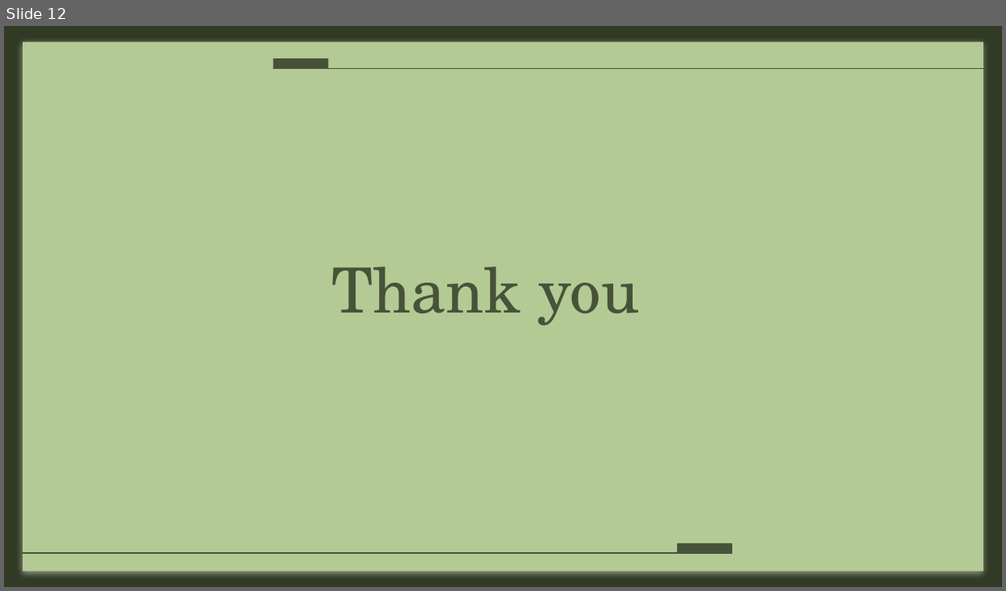
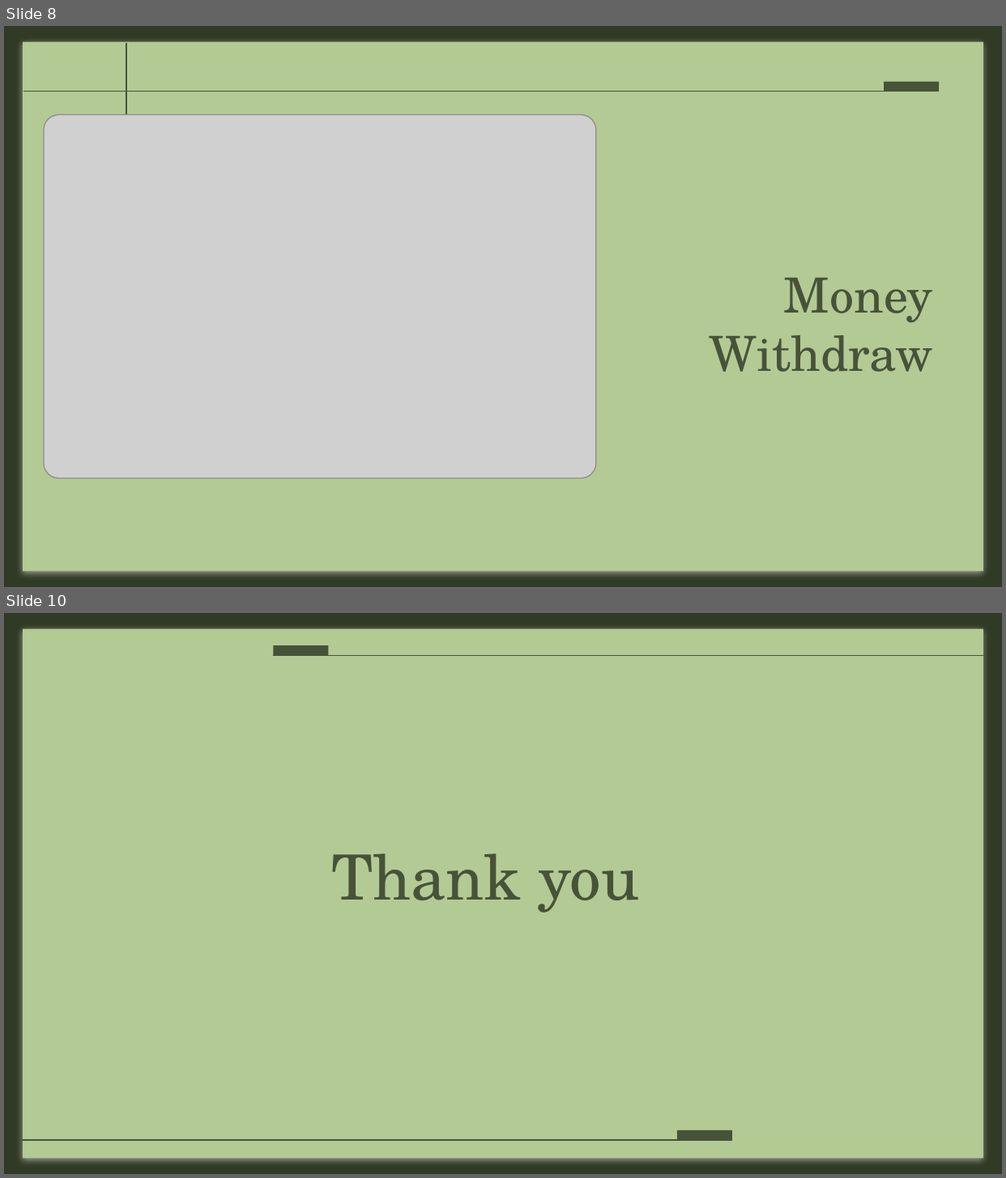
Before and after one commit to azharanowar/fathers-bank-cpp, a slide deck: Presentation.pptx. Shown one above the other, each under a label of ours: slide 12 before the commit, slides 8 and 10 after it; the slides between them are not shown. The pictures are 1006x591 and 1006x1178 pixels, drawn with LibreOffice and Linux fonts; fonts in the diff are those of the drawing; grey boxes stand for pictures. Boxes give left, top, right and bottom in pixels: in the first picture for what was removed or moved away, otherwise in the second. Text is boxed around its words. In the diff, an @@ line names an element or a change of style, - is before the commit and + after.

```diff
--- a/Presentation.pptx
+++ b/Presentation.pptx
@@ slide 8 added at <box>4,26,1002,587</box>, background #303A24; not listed: 1 template element that a slide beside it also shows @@
@@ line added from (127, 418) to (127, 43), #475339 0.75 pt @@
@@ line added from (24, 92) to (939, 92), #475339 0.75 pt @@
@@ rectangle added at <box>884,82,939,92</box>, fill #475339 @@
@@ picture added at <box>44,115,597,478</box> @@
@@ title added at <box>710,278,933,372</box>, 35 pt, text #475339 @@
+Money Withdraw
@@ what was slide 12 is now slide 10 @@
```
Also in this commit, not shown: 4 slides changed, 4 other slides added, 7 slides removed.
